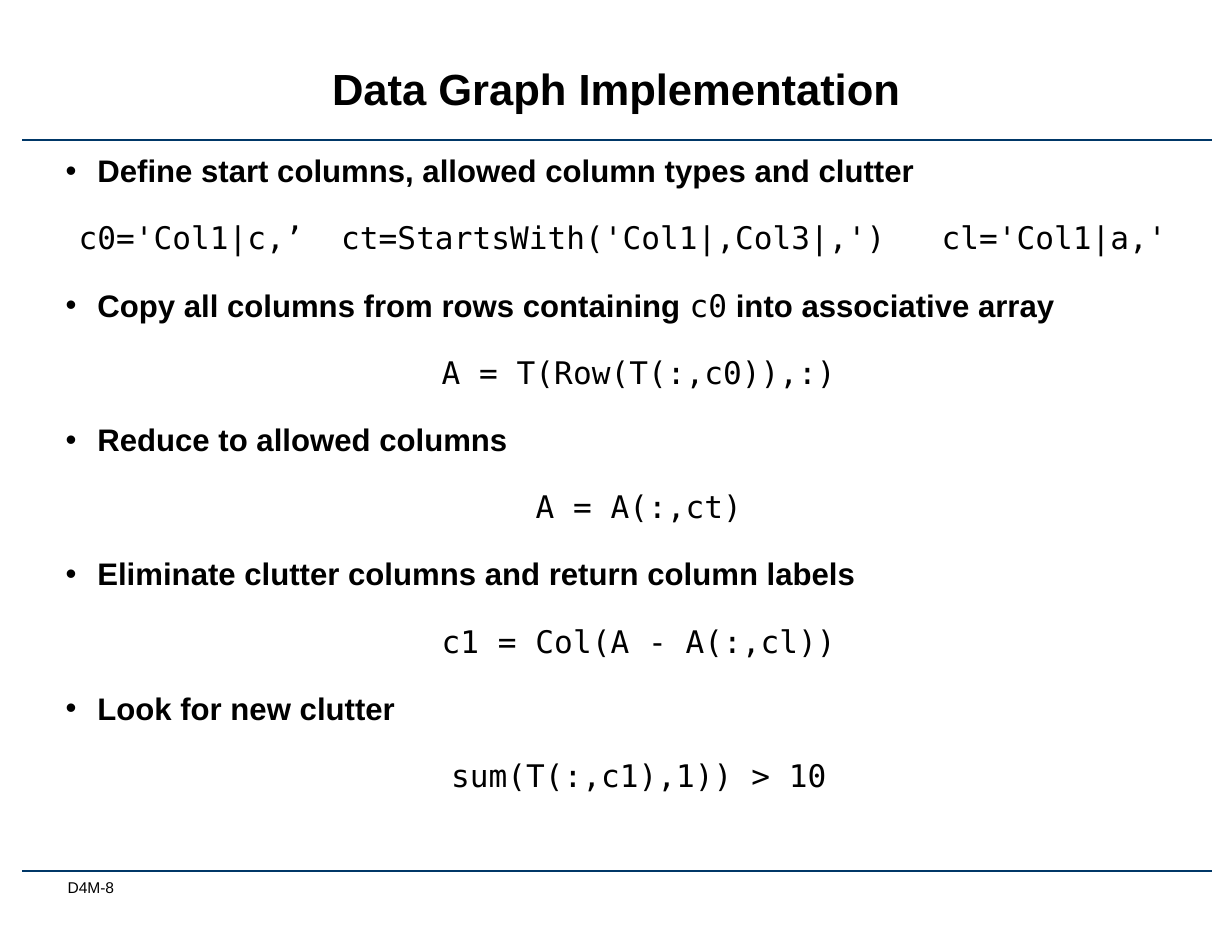
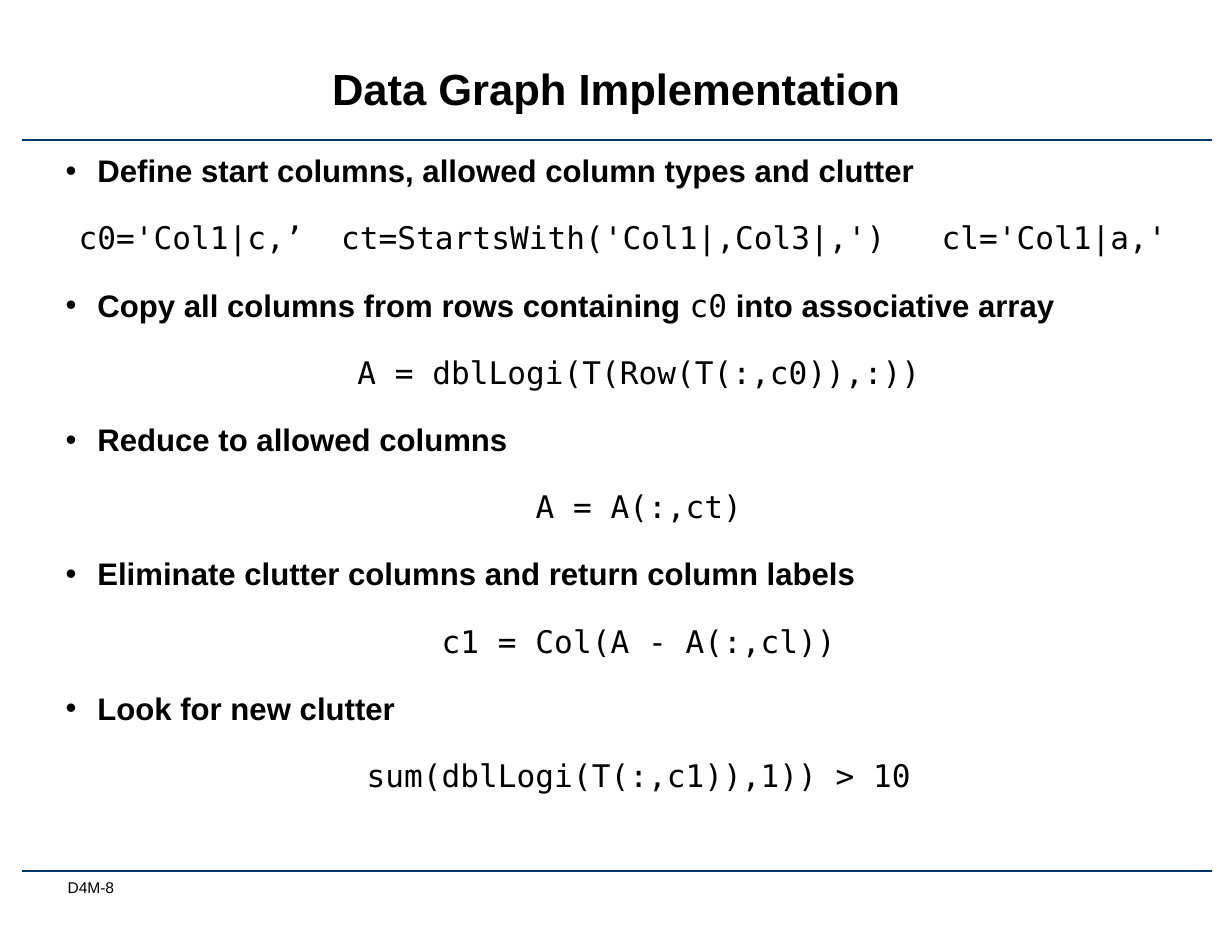
Before and after one commit to Accla/d4m, a slide deck: slide 8 of docs/Lec04-StructuredData.pptx. Drawn at 1232x952 pixels with LibreOffice and Linux fonts; fonts in the diff are those of the drawing; background and template pictures are left out. Boxes give left, top, right and bottom in pixels: in the first picture for what was removed or moved away, otherwise in the second. Text is boxed around its words. In the diff, an @@ line names an element or a change of style, - is before the commit and + after.

```diff
--- a/docs/Lec04-StructuredData.pptx
+++ b/docs/Lec04-StructuredData.pptx
@@ text at (357, 360, 920, 390): text changed @@
-A = T(Row(T(:,c0)),:)
+A = dblLogi(T(Row(T(:,c0)),:))
@@ text at (367, 763, 910, 794): text changed @@
-sum(T(:,c1),1)) > 10
+sum(dblLogi(T(:,c1)),1)) > 10
```
Also in this commit, not shown: 2 other slides changed, 2 other files.
